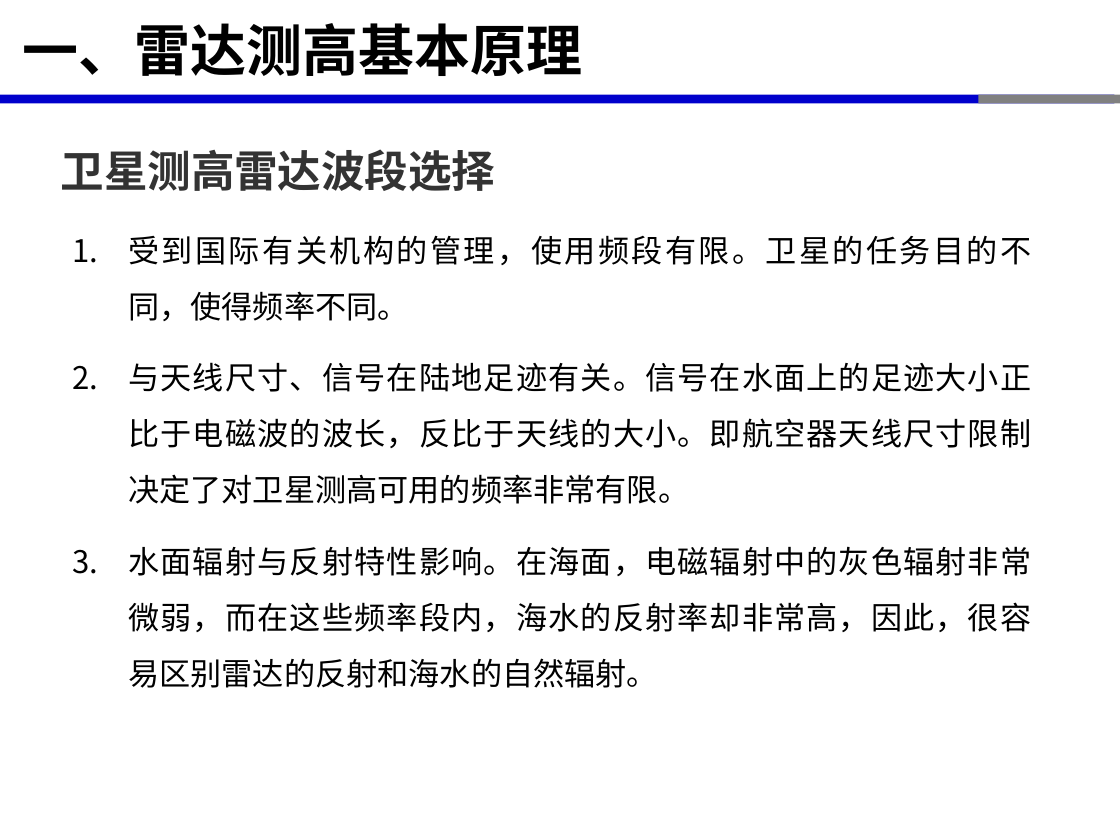
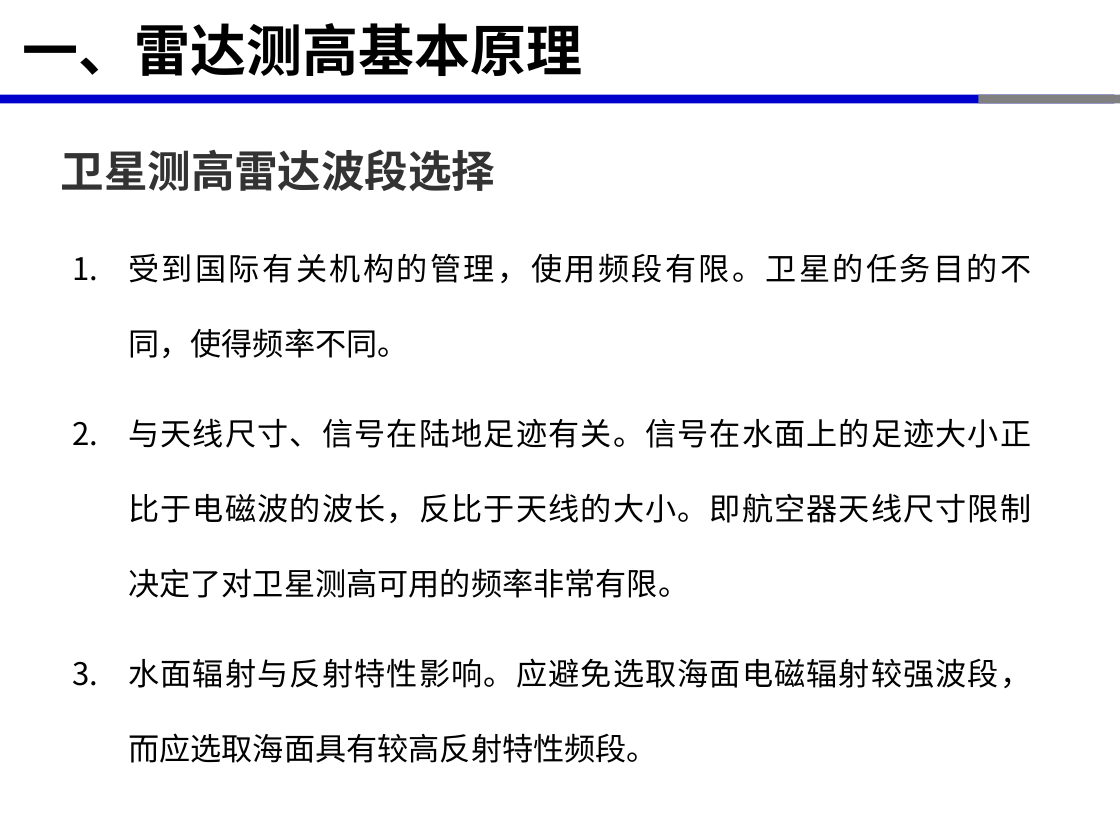
Before and after one commit to xinluo2018/satellite-altimetry-course, a slide deck: slide 6 of 第2章-星载雷达测高原理-2学时/第2章-星载雷达测高原理-2学时.pptx. Drawn at 1120x840 pixels with LibreOffice and Linux fonts; fonts in the diff are those of the drawing. Boxes give left, top, right and bottom in pixels: in the first picture for what was removed or moved away, otherwise in the second. Text is boxed around its words. In the diff, an @@ line names an element or a change of style, - is before the commit and + after.

```diff
--- a/第2章-星载雷达测高原理-2学时/第2章-星载雷达测高原理-2学时.pptx
+++ b/第2章-星载雷达测高原理-2学时/第2章-星载雷达测高原理-2学时.pptx
@@ text at <box>128,253,1031,598</box>: line spacing 1.5 to 2 @@
@@ text at <box>128,658,1031,763</box>: text changed @@
-3. 水面辐射与反射特性影响。在海面，电磁辐射中的灰色辐射非常微弱，而在这些频率段内，海水的反射率却非常高，因此，很容易区别雷达的反射和海水的自然辐射。
+3. 水面辐射与反射特性影响。应避免选取海面电磁辐射较强波段，而应选取海面具有较高反射特性频段。
```
Also in this commit, not shown: 14 other slides changed, 9 slides added, 2 slides removed, 10 other files.
